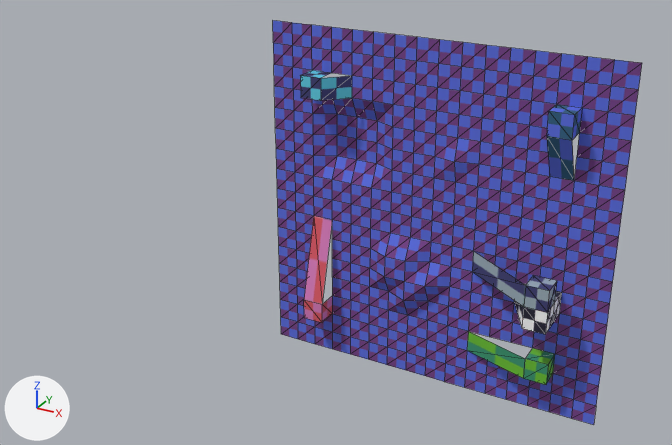
What one commit did to the OBJ model asset/room/test/mesh.obj.
Rendered twice from a 50 mm camera at (28.8, -69.8, 32.7) aimed at (-7.8, -3.3, -0.5). Arrows for +X, +Y and +Z are at lower left; the lights stay in place. Mesh edges are drawn as thin lines. Where no turn or scale is listed for an object, it has been applied to the vertices. Vertices at the same position are counted once.
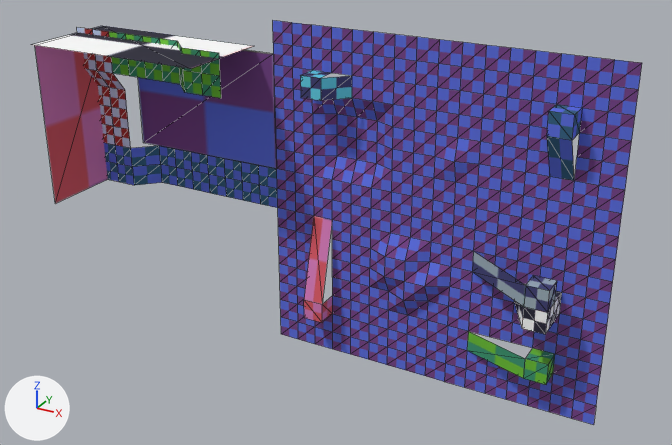
What differs and where, as boxes (x1, y1, x2, y2) in the pictures (672 x 445 px):
'Default', reshaped (65% wider)
    before: (273, 20, 642, 425)
    after: (32, 20, 642, 425)
part 1 of me_default, added
    after: (32, 26, 278, 208)

The change, as a diff of the scene's bpy script:
```diff
--- a/asset/room/test/mesh.obj.py
+++ b/asset/room/test/mesh.obj.py
@@ me_default @@
 # used by ob_default; location = (0.0, 0.0, 0.0)
-me_default.from_pydata(...)  # 317 vertices, 546 faces; spans x -16.0..16.0, y -4.0..1.0, z -16.0..16.0
+me_default.from_pydata(...)  # 398 vertices, 644 faces; spans x -36.0..16.0, y -9.5..1.0, z -16.0..16.0
+# me_default part 1
+# 81 vertices are added at x -36.0..-16.0, y -9.5..0.0, z -2.0..14.0
+# 98 new faces join them
 me_default.materials.append(mat_material0)
```
